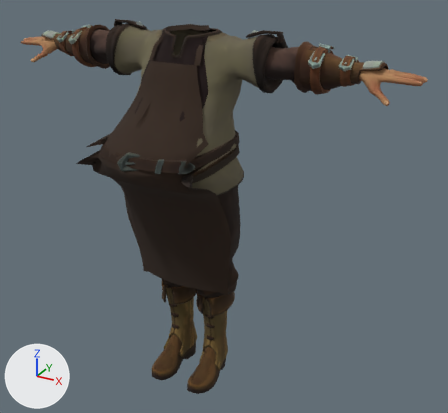
A saved change to the glTF model public/assets/characters/body-preview/Male_Blacksmith.glb.
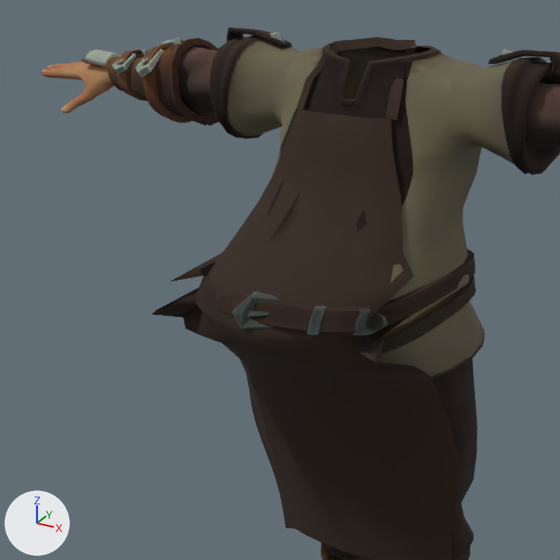
Old and new are each drawn whole from a camera (50 mm lens) standing at (1.29, -2.05, 1.02) and looking at (0.16, 0.02, -0.01) and again close up on the part from 0% to 63% of the width and 1% to 70% of the height. Lighting does not change. The marker at lower left points along +X, +Y and +Z. The first two pictures are the older version. Both versions are drawn at full value of the shape key 'Fat' of 'Male_Blacksmith'; the numbers are the values there. Vertices at exactly the same position are counted once.

Names of what the first close-up shows: 'Male_Blacksmith'.
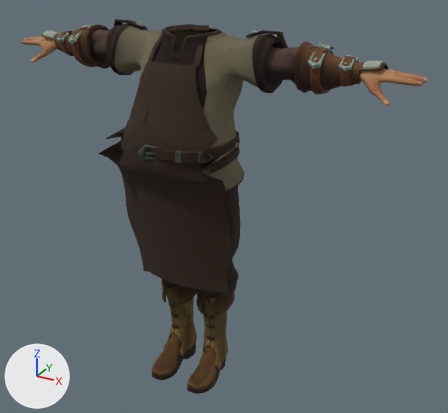
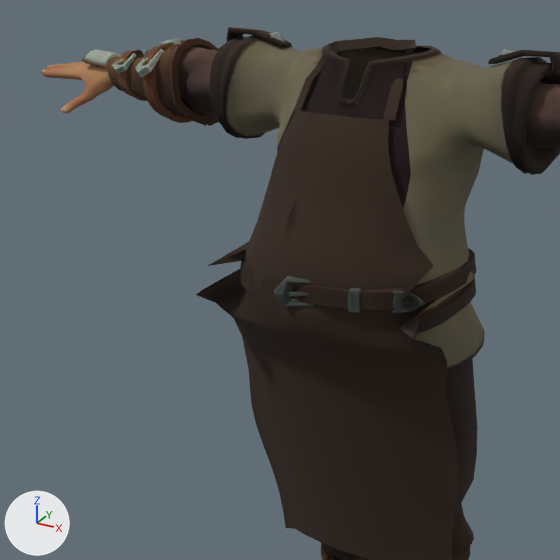
Where the change shows, as pixel boxes [x1, y1, x2, y2] in the close-ups (560 x 560 px; the box of a moved part takes in the faces that stretch with it):
part 1 of me_male_peasant_arms_002, moved or reshaped
    before: [232, 291, 278, 329]
    after: [273, 276, 314, 307]
part 2 of me_male_peasant_arms_002, moved or reshaped
    before: [352, 309, 387, 335]
    after: [391, 291, 423, 313]
part 3 of me_male_peasant_arms_002, moved or reshaped
    before: [307, 306, 327, 335]
    after: [348, 288, 361, 313]
part 4 of me_male_peasant_arms_002, moved or reshaped
    before: [250, 302, 360, 333]
    after: [292, 284, 395, 310]
part 5 of me_male_peasant_arms_002, moved or reshaped
    before: [247, 311, 269, 317]
    after: [288, 292, 308, 297]
part 6 of me_male_peasant_arms_002, moved or reshaped
    before: [152, 85, 528, 457]
    after: [196, 85, 528, 457]

The change, as a list of edits to the scene's bpy script:
```text
Change me_male_peasant_arms_002:
    used by ob_male_blacksmith; location = (0.0, 0.0, 0.0)
    remove me_male_peasant_arms_002.from_pydata(...)  # 5817 vertices, 10910 faces; spans x -0.9..0.9, y -0.42..0.2, z -0.87..0.7
    add me_male_peasant_arms_002.from_pydata(...)  # 5817 vertices, 10910 faces; spans x -0.9..0.9, y -0.29..0.2, z -0.87..0.7
    me_male_peasant_arms_002 part 1: the loose piece of 24 vertices spanning x -0.05..0.05, y -0.42..-0.34, z 0.25..0.31 is multiplied about its middle by the matrix ((0.933, 0.005, 0.11), (0.038, 0.866, -0.363), (-0.103, 0.365, 0.86)), then moved by (0.0, 0.12, 0.0)
    me_male_peasant_arms_002 part 2: the loose piece of 55 vertices spanning x 0.17..0.23, y -0.36..-0.31, z 0.26..0.3 is multiplied about its middle by the matrix ((0.923, -0.019, 0.11), (0.056, 0.872, -0.318), (-0.097, 0.322, 0.867)), then moved by (0.0, 0.13, 0.0)
    me_male_peasant_arms_002 part 3: the loose piece of 20 vertices spanning x 0.1..0.13, y -0.39..-0.34, z 0.26..0.3 is multiplied about its middle by the matrix ((0.853, -0.016, -0.001), (0.014, 0.788, -0.327), (0.007, 0.327, 0.788)), then moved by (0.0, 0.12, 0.0)
    me_male_peasant_arms_002 part 4: the loose piece of 34 vertices spanning x -0.01..0.19, y -0.4..-0.32, z 0.26..0.3 is multiplied about its middle by the matrix ((0.979, 0.003, 0.081), (0.028, 0.905, -0.381), (-0.076, 0.382, 0.901)), then moved by (0.0, 0.12, 0.0)
    me_male_peasant_arms_002 part 5: the loose piece of 16 vertices spanning x -0.01..0.02, y -0.4..-0.38, z 0.28 is moved by (0.0, 0.12, 0.0)
    me_male_peasant_arms_002 part 6: 954 of 5817 vertices moved; they spanned x -0.33..0.32, y -0.41..0.16, z 0.01..0.59 and now span x -0.33..0.32, y -0.27..0.17, z 0.01..0.59; mean shift (0.0, 0.06, 0.0); largest move (-0.16, -0.34, 0.24) -> (-0.16, -0.2, 0.24)
    other edits to the shape of me_male_peasant_arms_002 do not show in these pictures
```
